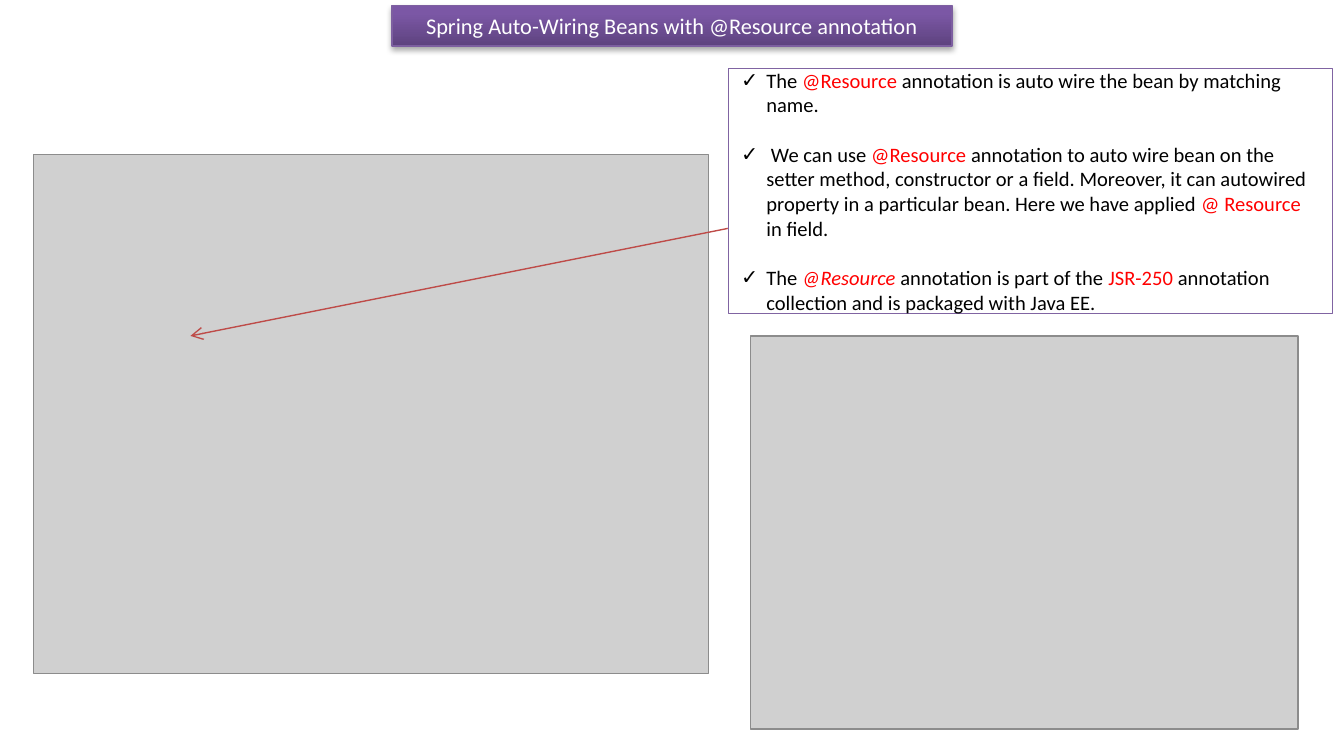
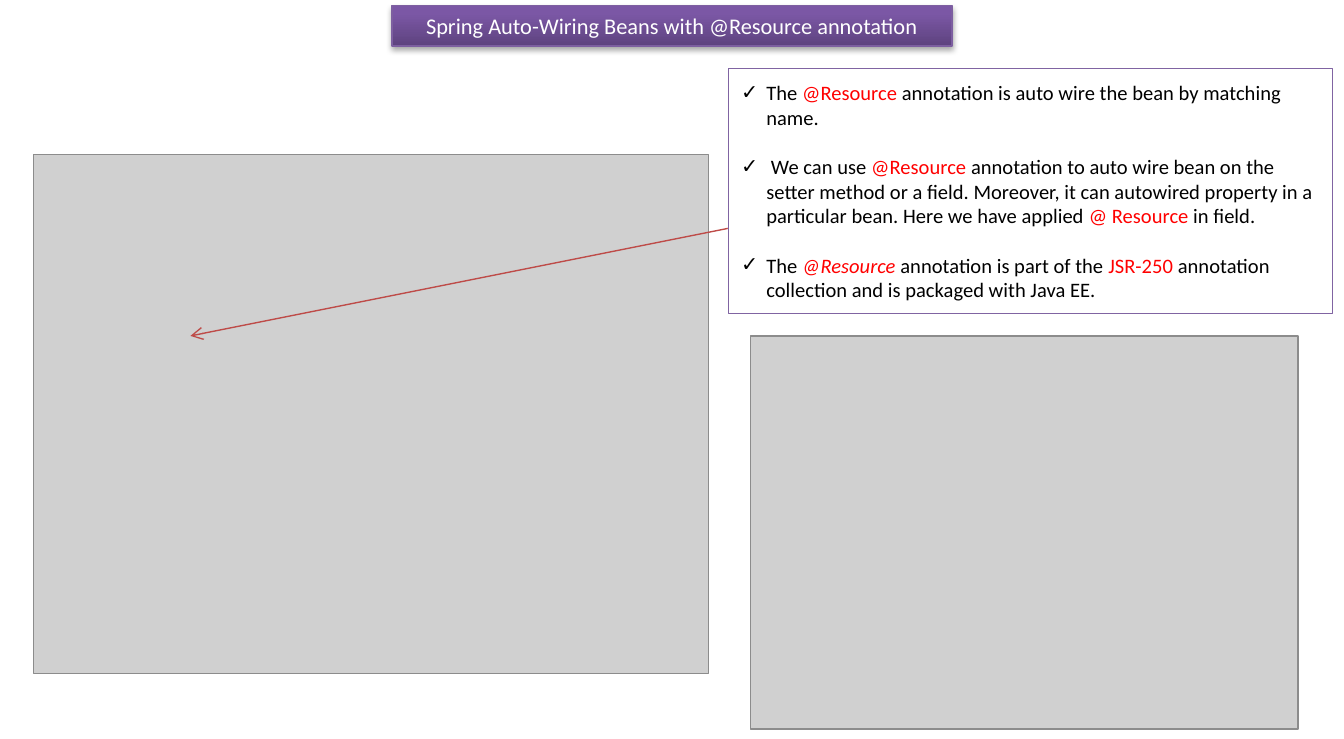
Before and after one commit to ramram43210/javaee, a slide deck: slide 1 of Later/Spring/6_Spring_Auto_Component_Scanning/12/Spring Auto-Wiring Beans with @Resource annotation.pptx. Drawn at 1344x739 pixels with LibreOffice and Linux fonts; fonts in the diff are those of the drawing; grey boxes stand for pictures. Boxes give left, top, right and bottom in pixels: in the first picture for what was removed or moved away, otherwise in the second. Text is boxed around its words. In the diff, an @@ line names an element or a change of style, - is before the commit and + after.

```diff
--- a/Later/Spring/6_Spring_Auto_Component_Scanning/12/Spring Auto-Wiring Beans with @Resource annotation.pptx
+++ b/Later/Spring/6_Spring_Auto_Component_Scanning/12/Spring Auto-Wiring Beans with @Resource annotation.pptx
@@ text in rectangle at box(766, 159, 1312, 227): text changed @@
-✓ We can use @Resource annotation to auto wire bean on the setter method, constructor or a field. Moreover, it can autowired property in a particular bean. Here we have applied @ Resource in field.
+✓ We can use @Resource annotation to auto wire bean on the setter method or a field. Moreover, it can autowired property in a particular bean. Here we have applied @ Resource in field.
```
Also in this commit, not shown: 22 other files.
